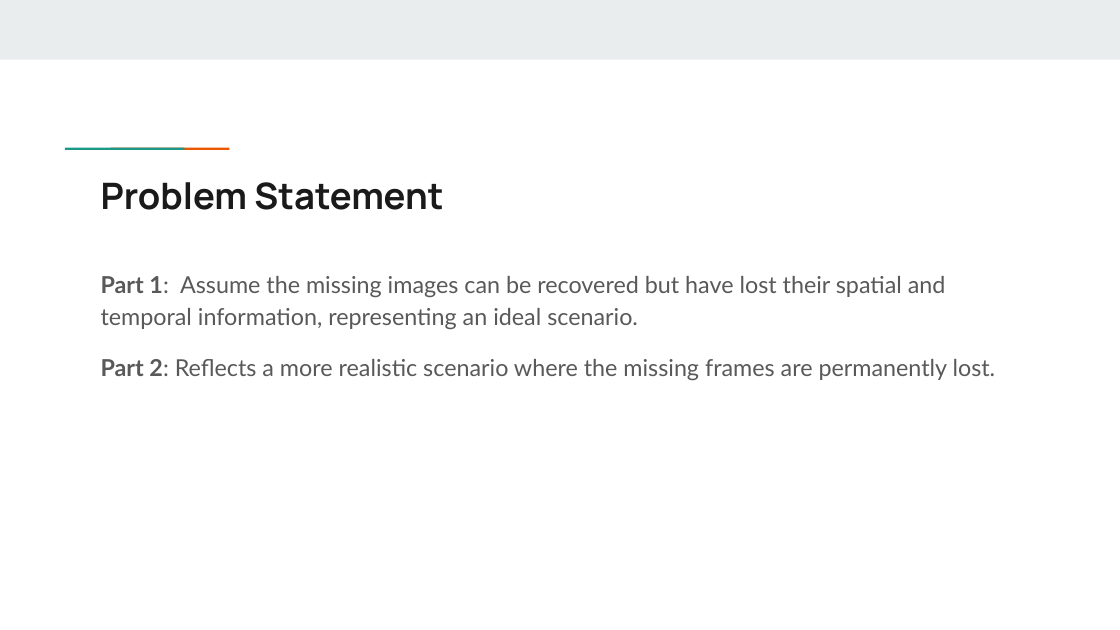
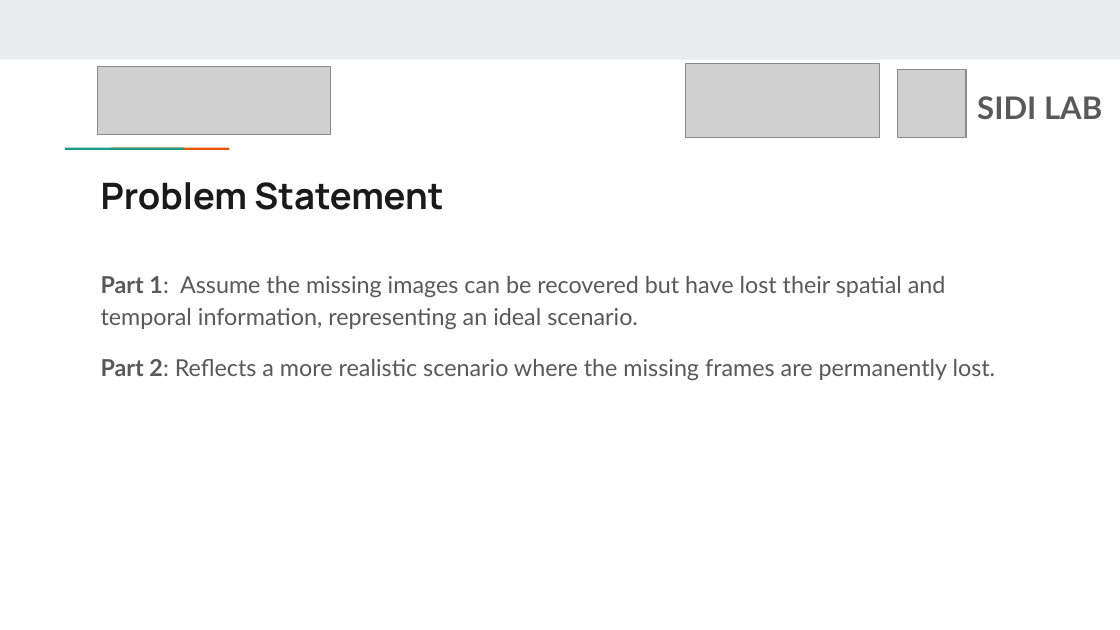
Before and after one commit to YuewanSun/Hackathon_IDETC2024, a slide deck: slide 2 of Hackathon_NIST.pptx. Drawn at 1120x630 pixels with LibreOffice and Linux fonts; fonts in the diff are those of the drawing; grey boxes stand for pictures. Boxes give left, top, right and bottom in pixels: in the first picture for what was removed or moved away, otherwise in the second. Text is boxed around its words. In the diff, an @@ line names an element or a change of style, - is before the commit and + after.

```diff
--- a/Hackathon_NIST.pptx
+++ b/Hackathon_NIST.pptx
@@ picture added at <box>97,67,330,136</box> @@
@@ picture added at <box>685,64,879,138</box> @@
@@ picture added at <box>898,69,967,138</box> @@
@@ text added at <box>977,96,1102,119</box>, 20 pt, text #595959, bold @@
+SIDI LAB
```
Also in this commit, not shown: 11 other slides changed, 2 slides added, 1 slide removed.
